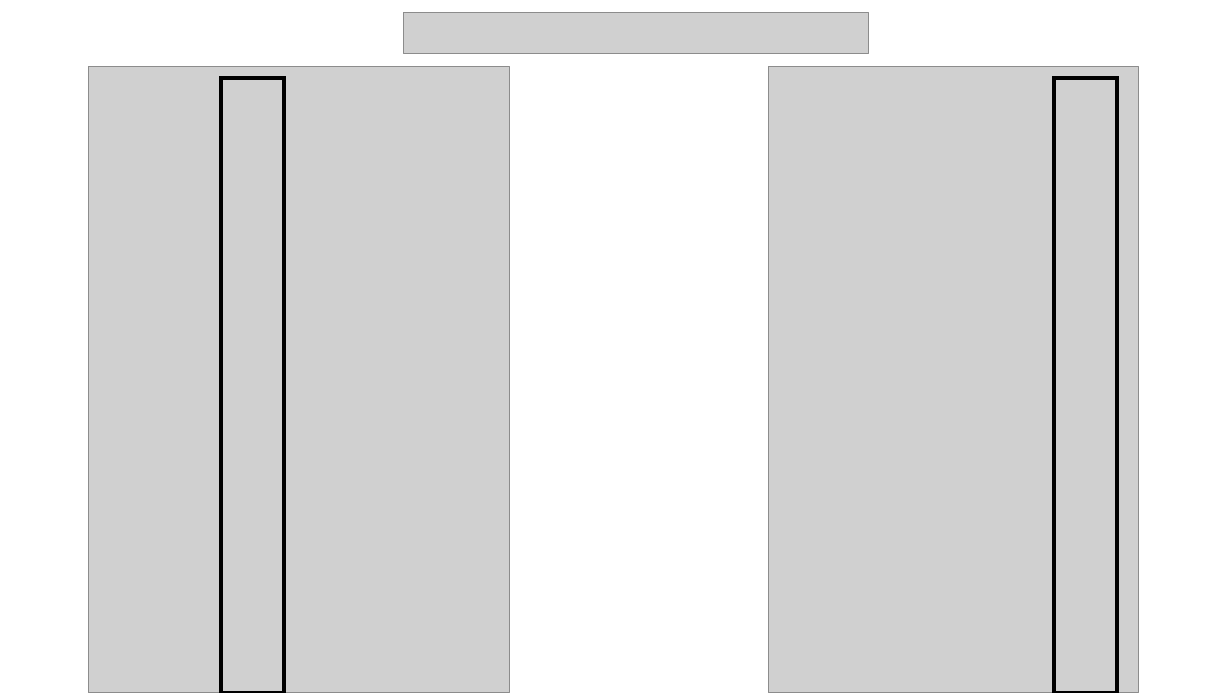
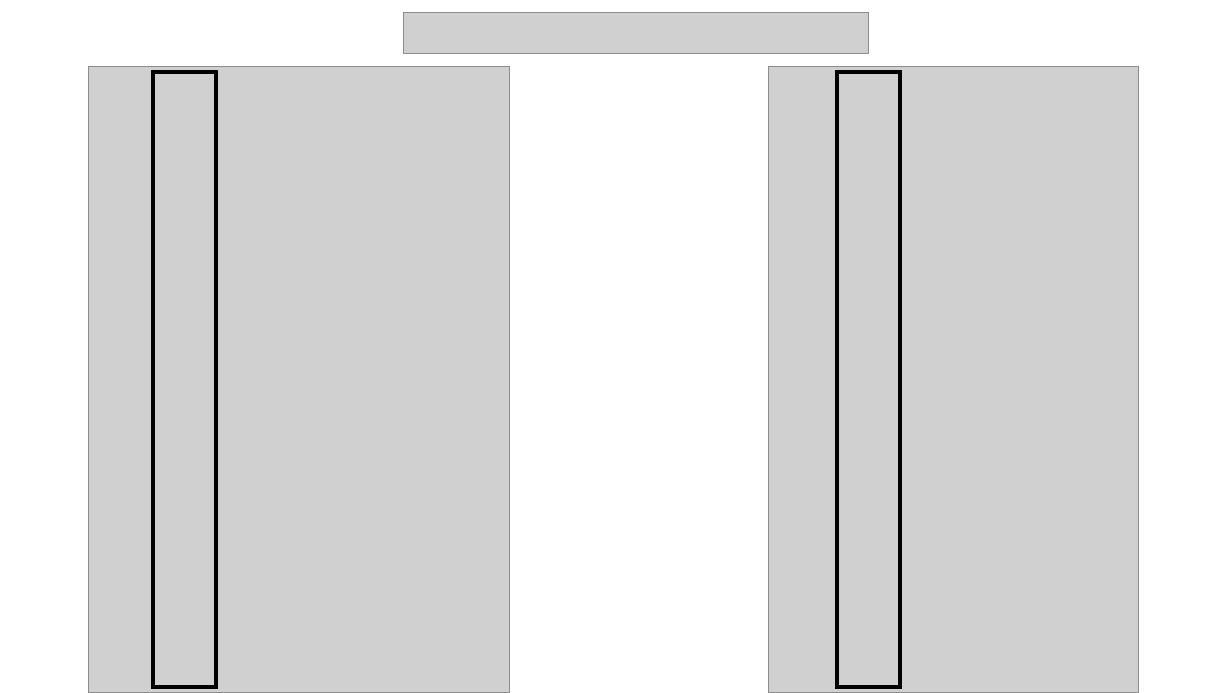
Before and after one commit to nicolerichter1989/kickstarter, a slide deck: slide 8 of kickstarter_presentation.pptx (slide 9 before the commit). Drawn at 1232x693 pixels with LibreOffice and Linux fonts; fonts in the diff are those of the drawing; grey boxes stand for pictures. Boxes give left, top, right and bottom in pixels: in the first picture for what was removed or moved away, otherwise in the second. Text is boxed around its words. In the diff, an @@ line names an element or a change of style, - is before the commit and + after.

```diff
--- a/kickstarter_presentation.pptx
+++ b/kickstarter_presentation.pptx
@@ rectangle: place and size @@
-rectangle at [221,78,284,693]
+rectangle at [152,72,215,688]
@@ rectangle: place and size @@
-rectangle at [1055,78,1117,693]
+rectangle at [837,72,900,688]
```
Also in this commit, not shown: 6 other slides changed, 4 slides added, 3 slides removed, 2 other files.
